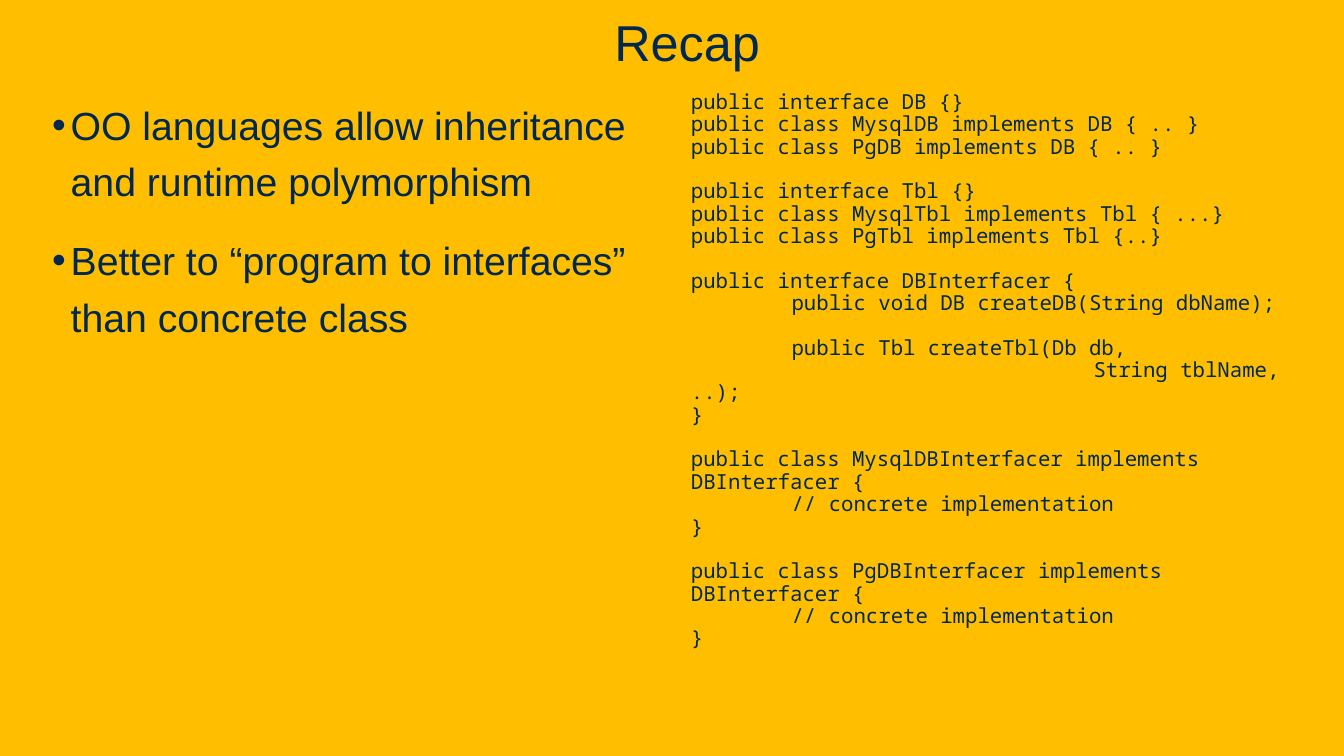
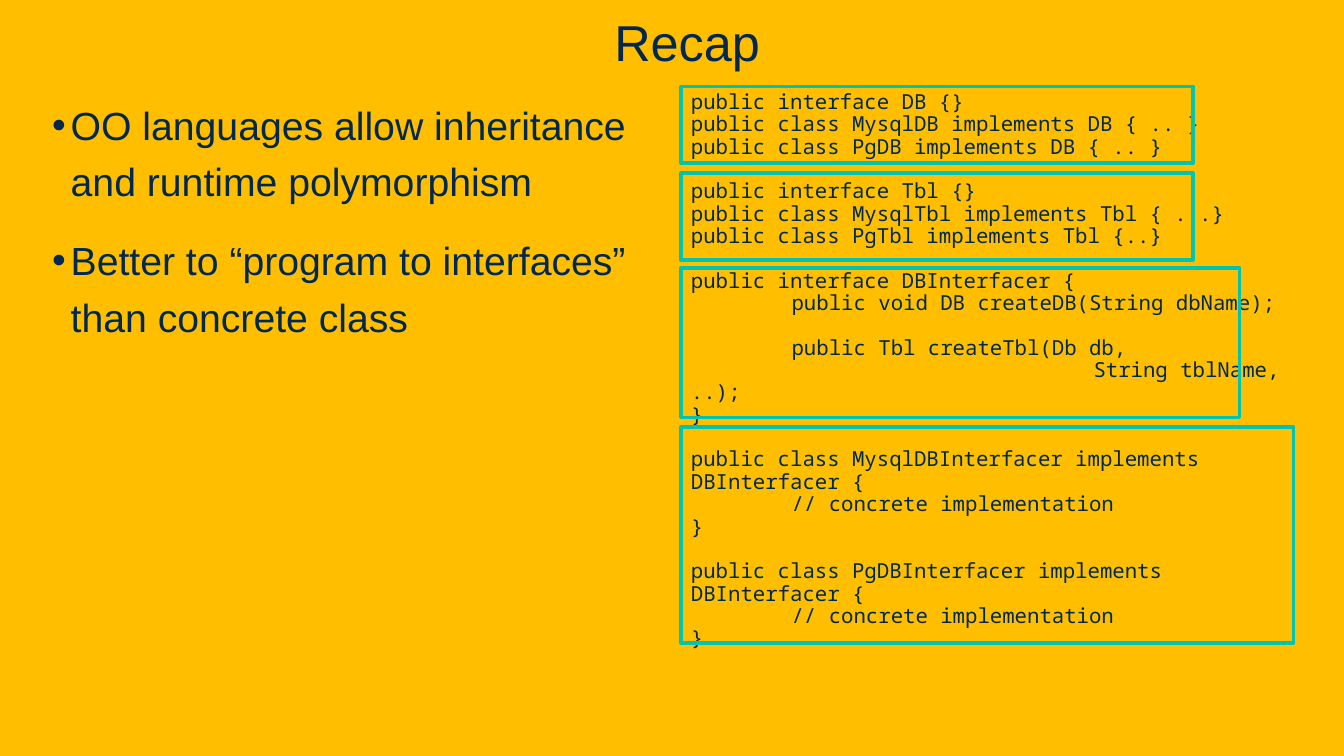
Before and after one commit to davsec-teaching/ecs160-f25, a slide deck: slide 37 of slides/2_oo_background.pptx. Drawn at 1344x756 pixels with LibreOffice and Linux fonts; fonts in the diff are those of the drawing; background and template pictures are left out. Boxes give left, top, right and bottom in pixels: in the first picture for what was removed or moved away, otherwise in the second. Text is boxed around its words. In the diff, an @@ line names an element or a change of style, - is before the commit and + after.

```diff
--- a/slides/2_oo_background.pptx
+++ b/slides/2_oo_background.pptx
@@ rectangle added at [681,87,1193,163], outline #00C4B2 2.5 pt @@
@@ rectangle added at [681,173,1193,260], outline #00C4B2 2.5 pt @@
@@ rectangle added at [681,268,1239,417], outline #00C4B2 2.5 pt @@
@@ rectangle added at [681,427,1294,643], outline #00C4B2 2.5 pt @@
```
Also in this commit, not shown: 4 other slides changed, 1 slide added, 1 other file.
